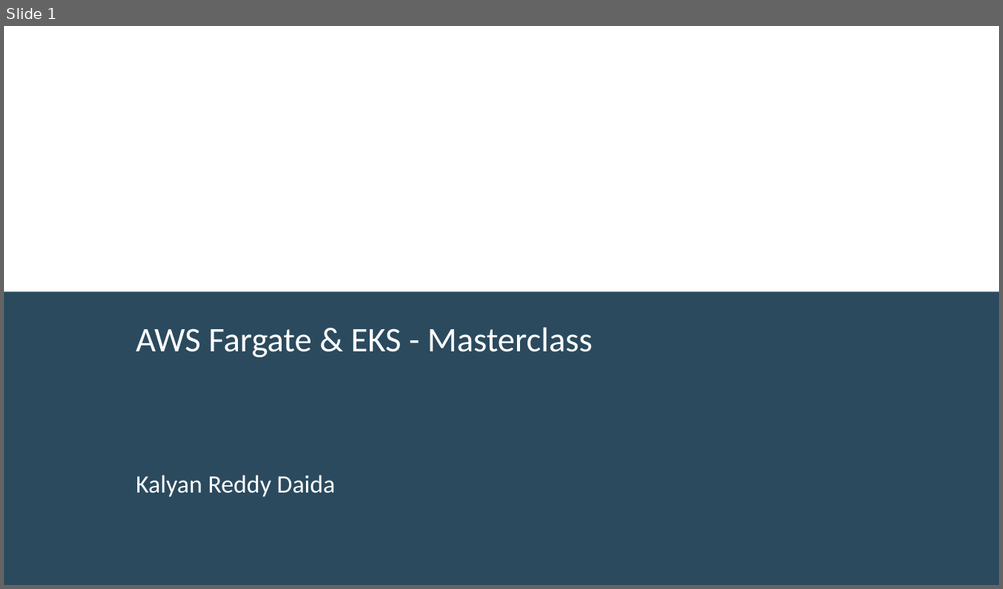
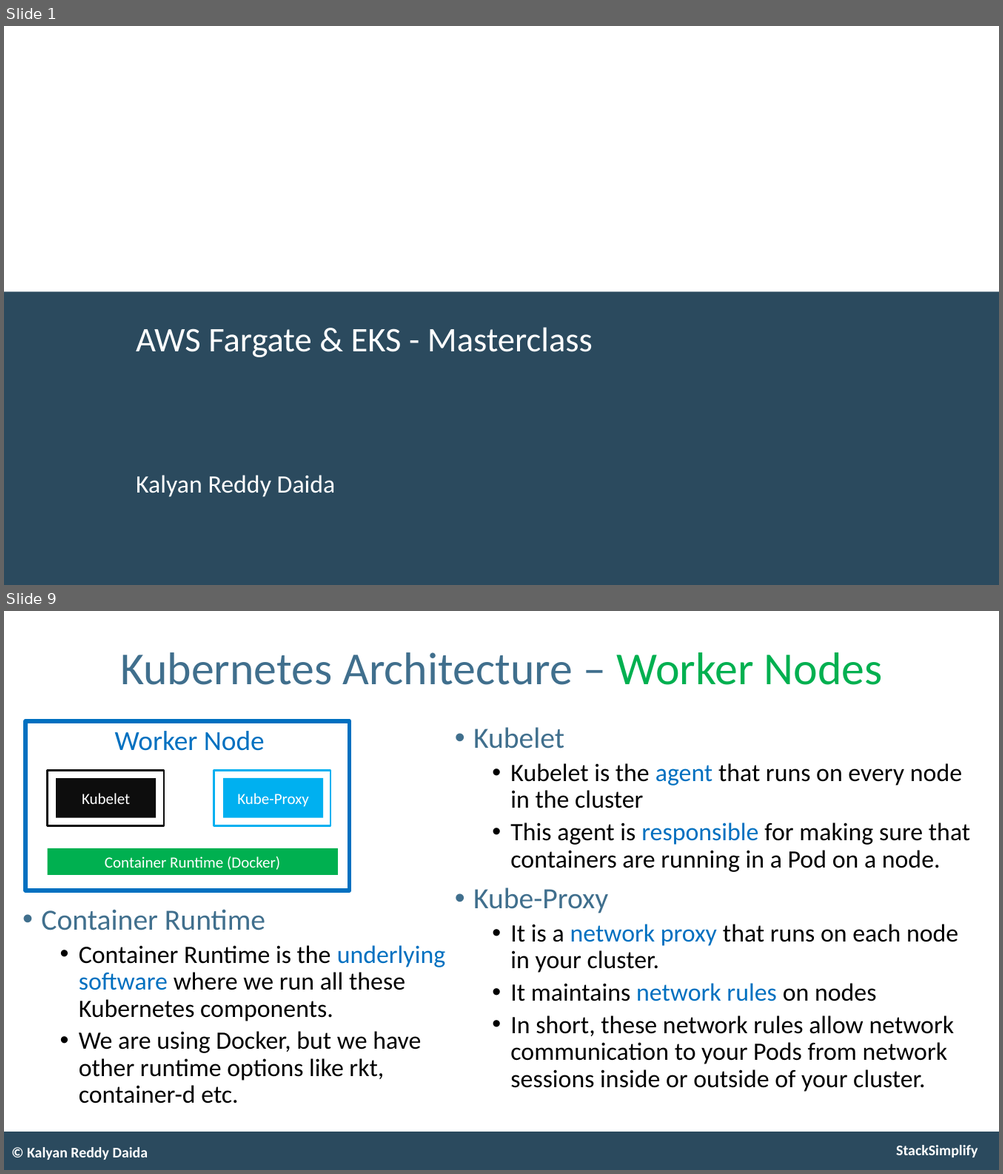
Before and after one commit to stacksimplify/aws-eks-kubernetes-masterclass, a slide deck: presentation/AWS-Fargate-and-EKS-Masterclass.pptx. Shown one above the other, each under a label of ours: slide 1 before the commit, slides 1 and 9 after it; the slides between them are not shown. The pictures are 1003x589 and 1003x1174 pixels, drawn with LibreOffice and Linux fonts; fonts in the diff are those of the drawing. Boxes give left, top, right and bottom in pixels: in the first picture for what was removed or moved away, otherwise in the second. Text is boxed around its words. In the diff, an @@ line names an element or a change of style, - is before the commit and + after.

Commit message:
Welcome to Stack Simplify

```diff
--- a/presentation/AWS-Fargate-and-EKS-Masterclass.pptx
+++ b/presentation/AWS-Fargate-and-EKS-Masterclass.pptx
@@ slide 9 added at (4,611,999,1170), background #FFFFFF; not listed: 1 template element that a slide beside it also shows @@
@@ title added at (120,652,882,685), 53 pt, text #406F8D @@
+Kubernetes Architecture – Worker Nodes
@@ rectangle added at (25,721,350,891), outline #0070C0 5 pt @@
@@ text added at (115,731,264,751), 32 pt, text #0070C0 @@
+Worker Node
@@ text added at (473,727,970,1092), 29 pt, text #000000 @@
+• Kubelet
+  • Kubelet is the agent that runs on every node in the cluster
+  • This agent is responsible for making sure that containers are running in a Pod on a node.
+• Kube-Proxy
+  • It is a network proxy that runs on each node in your cluster.
+  • It maintains network rules on nodes
+  • In short, these network rules allow network communication to your Pods from network sessions inside or outside of your cluster.
@@ rectangle added at (48,770,164,826), outline #0D0D0D 2.5 pt @@
@@ rectangle added at (56,778,156,818), fill #0D0D0D, 18 pt, text #FFFFFF @@
+Kubelet
@@ rectangle added at (214,770,330,826), outline #00B0F0 2.5 pt @@
@@ rectangle added at (224,778,324,818), fill #00B0F0, 18 pt, text #FFFFFF @@
+Kube-Proxy
@@ rectangle added at (48,849,338,875), fill #00B050, 18 pt, text #FFFFFF @@
+Container Runtime (Docker)
@@ text added at (41,909,445,1104), 29 pt, text #000000 @@
+• Container Runtime
+  • Container Runtime is the underlying software where we run all these Kubernetes components.
+  • We are using Docker, but we have other runtime options like rkt, container-d etc.
@@ text added at (27,1147,148,1160), 17 pt, text #FFFFFF, bold @@
+© Kalyan Reddy Daida
@@ text added at (896,1145,977,1158), 17 pt, text #FFFFFF, bold @@
+StackSimplify
```
Also in this commit, not shown: 2 slides changed, 7 other slides added, 1 other file.
